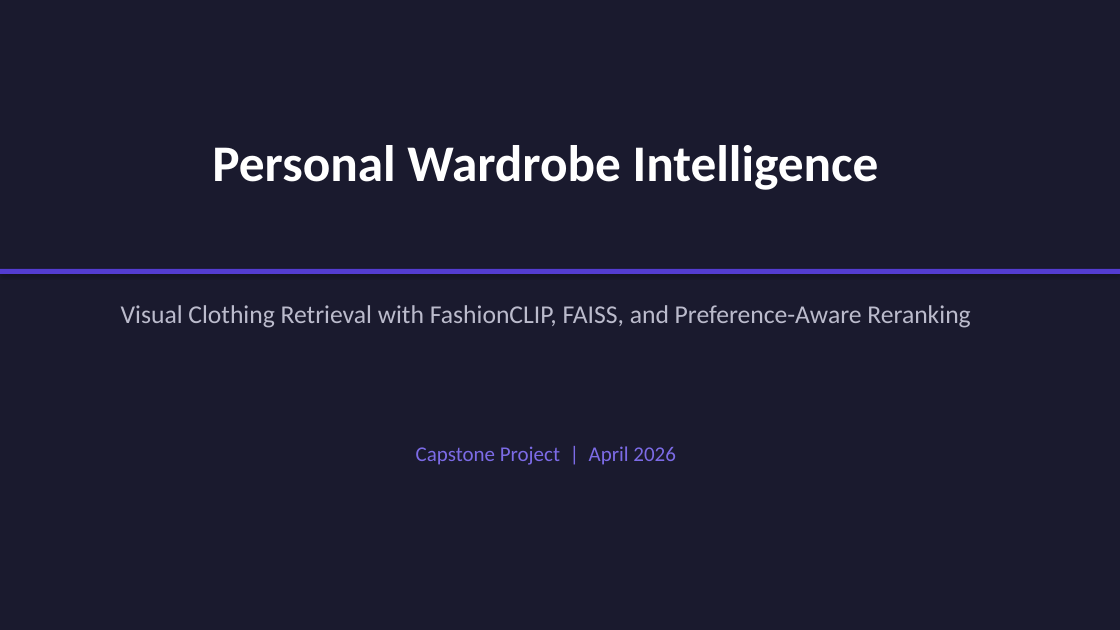
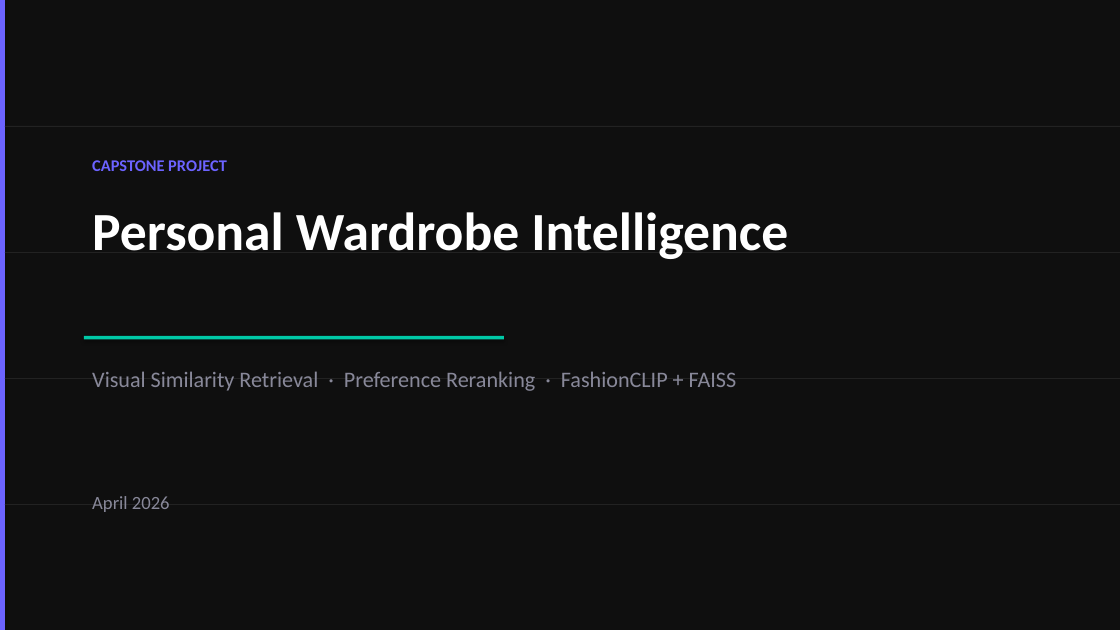
Before and after one commit to yeobian/Capstone, a slide deck: slide 1 of Capstone_Presentation.pptx. Drawn at 1120x630 pixels with LibreOffice and Linux fonts; fonts in the diff are those of the drawing. Boxes give left, top, right and bottom in pixels: in the first picture for what was removed or moved away, otherwise in the second. Text is boxed around its words. In the diff, an @@ line names an element or a change of style, - is before the commit and + after.

Commit message:
Redesign presentation: narrative-focused with why-first framing
Rebuilt all 10 slides with modern dark theme and story-driven structure.
Each slide leads with why the change mattered, not just what was done.
Key lines highlighted per slide for presentation clarity.

```diff
--- a/Capstone_Presentation.pptx
+++ b/Capstone_Presentation.pptx
@@ background #1A1A2E to #0F0F0F @@
@@ rectangle added at (0,0,5,630), fill #6C63FF @@
@@ rectangle added at (5,126,1120,127), fill #222222 @@
@@ text at (92,160,227,171): text changed; size 18 to 14 pt; text colour #7C6BE6 to #6C63FF; bold on @@
-Capstone Project | April 2026
+CAPSTONE PROJECT
@@ text "Personal Wardrobe Intelligence": place and size @@
-text "Personal Wardrobe Intelligence" at (212,145,879,190)
+text "Personal Wardrobe Intelligence" at (92,212,788,259)
@@ text "Personal Wardrobe Intelligence" at (92,212,788,259): size 44 to 46 pt; alignment centre to left @@
@@ rectangle: place and size @@
-rectangle at (0,269,1120,274)
+rectangle at (5,252,1120,253)
@@ rectangle at (5,252,1120,253): fill #533CD0 to #222222 @@
@@ rectangle added at (84,336,504,339), fill #00C9A7 @@
@@ rectangle added at (5,378,1120,379), fill #222222 @@
@@ text at (92,371,737,391): text changed; size 22 to 19 pt; text colour #BBBBCC to #888899 @@
-Visual Clothing Retrieval with FashionCLIP, FAISS, and Preference-Aware Reranking
+Visual Similarity Retrieval · Preference Reranking · FashionCLIP + FAISS
@@ rectangle added at (5,504,1120,505), fill #222222 @@
@@ text added at (92,496,170,512), 16 pt, text #888899 @@
+April 2026
```
Also in this commit, not shown: 3 other slides changed, 6 slides added, 6 slides removed, 1 other file.
